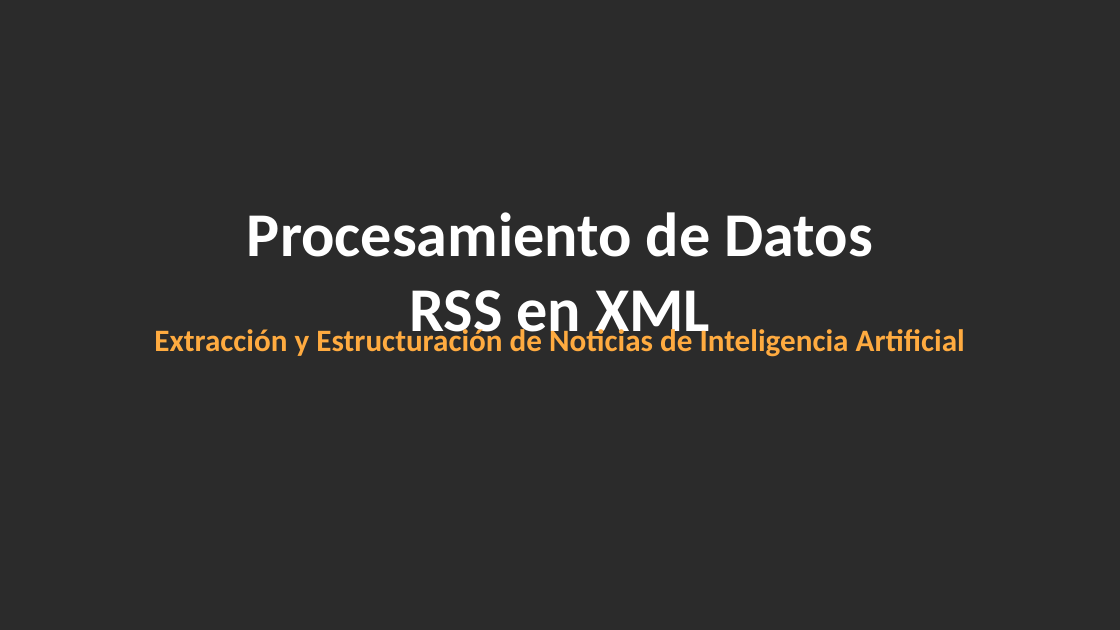
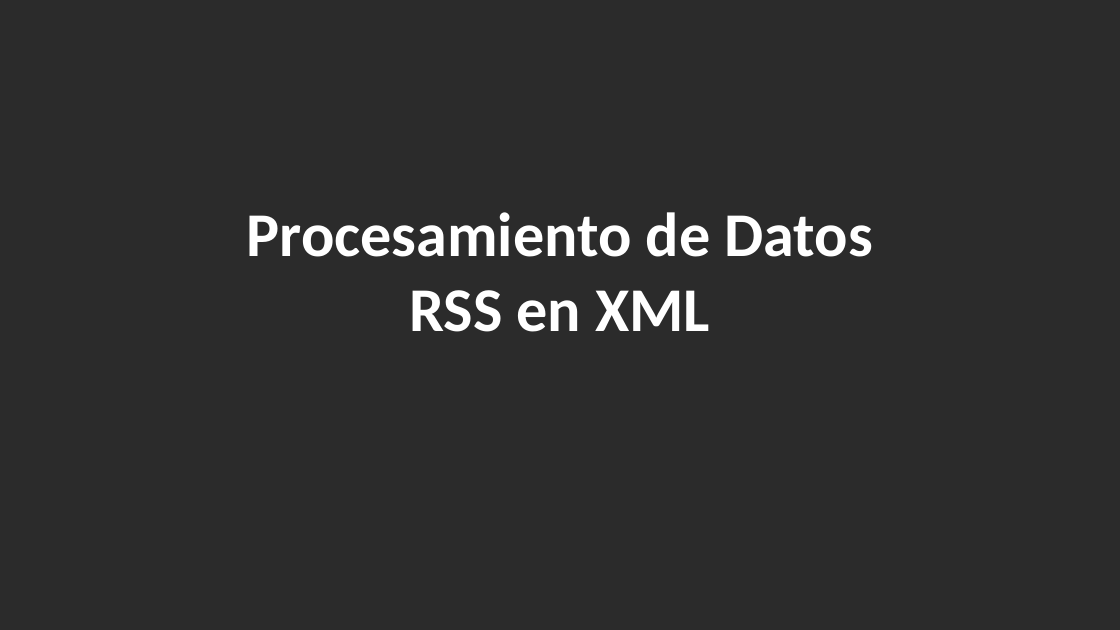
Before and after one commit to Alexfh94/EjercicioXML, a slide deck: slide 1 of PresentacionXML.pptx. Drawn at 1120x630 pixels with LibreOffice and Linux fonts; fonts in the diff are those of the drawing; background and template pictures are left out; a plain dark background stands for a picture behind light text. Boxes give left, top, right and bottom in pixels: in the first picture for what was removed or moved away, otherwise in the second. Text is boxed around its words. In the diff, an @@ line names an element or a change of style, - is before the commit and + after.

```diff
--- a/PresentacionXML.pptx
+++ b/PresentacionXML.pptx
@@ text "Procesamiento de Datos RSS en ..." rewrapped from (247, 212, 872, 346) to (247, 212, 872, 332) @@
@@ text removed at (154, 325, 965, 357) @@
-Extracción y Estructuración de Noticias de Inteligencia Artificial
```
Also in this commit, not shown: 7 other slides changed, 1 slide added.
